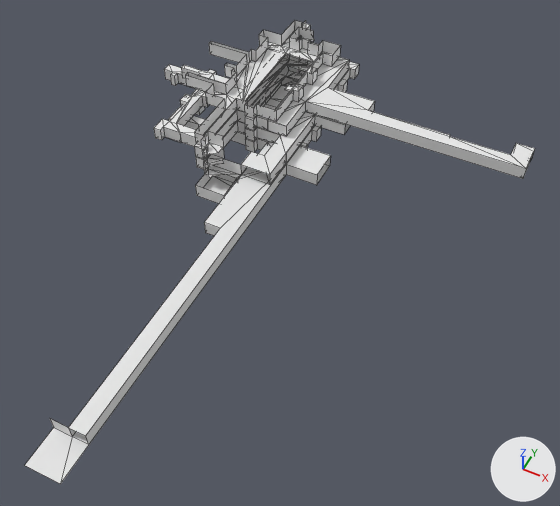
An edit to the OBJ model DGM-4310_SeniorProject/Interactive3DMap/Assets/Models/CS_Building_V2_OBJ.obj, drawn before and after from the same camera.
Both versions are drawn from a camera (50 mm lens) standing at (17.08, -31.95, 37.4) and looking at (2.27, -2.33, 0.38). Lighting does not change. The marker at lower right points along +X, +Y and +Z. Mesh edges are drawn as thin lines. Where no turn or scale is listed for an object, it has been applied to the vertices.

The scene before the commit, as lines of its bpy script (objects in view):
```python
mat_lambert2sg = principled_material('lambert2SG')
mat_lambert2sg.base_color = (0.8, 0.8, 0.8)  # white #e7e7e7
mat_lambert2sg.roughness = 1.0
mat_lambert5sg = principled_material('lambert5SG')
mat_lambert5sg.base_color = (0.8, 0.8, 0.8)  # white #e7e7e7
mat_lambert5sg.roughness = 1.0
me_cs_building_v2_obj = bpy.data.meshes.new('CS_Building_V2_OBJ')
me_cs_building_v2_obj.from_pydata(...)  # 675 vertices, 809 faces; spans x -13.7..14.5, y -21.2..18.7, z 0.0..4.1
# faces by material slot: [313, 496]
me_cs_building_v2_obj.materials.append(mat_lambert5sg)  # white #e7e7e7
me_cs_building_v2_obj.materials.append(mat_lambert2sg)  # white #e7e7e7
ob_cs_building_v2_obj = bpy.data.objects.new('CS_Building_V2_OBJ', me_cs_building_v2_obj)
ob_cs_building_v2_obj.location = (0.0, 0.0, 0.0)
```
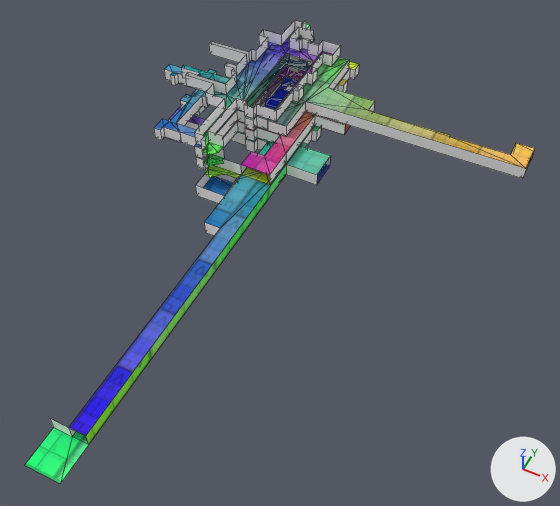
The change, as a list of edits to the scene's bpy script:
```text
Add img_uvcheckertexture_png:
    img_uvcheckertexture_png = load_image('UVCheckerTexture.png', 'UVCheckerTexture.png', 1024, 1024, 'sRGB')
Change mat_lambert5sg:
    mat_lambert5sg.base_color: (0.8, 0.8, 0.8) -> (1.0, 1.0, 1.0)  # white #e7e7e7 -> white #ffffff
Change mat_lambert2sg:
    remove mat_lambert2sg.base_color = (0.8, 0.8, 0.8)  # white #e7e7e7
    add mat_lambert2sg.texture = img_uvcheckertexture_png
```

Where the change shows, as pixel boxes (x1, y1, x2, y2) in the pictures (560 x 506 px):
'CS_Building_V2_OBJ', recoloured, surface changed: (25, 20, 535, 484) in both
